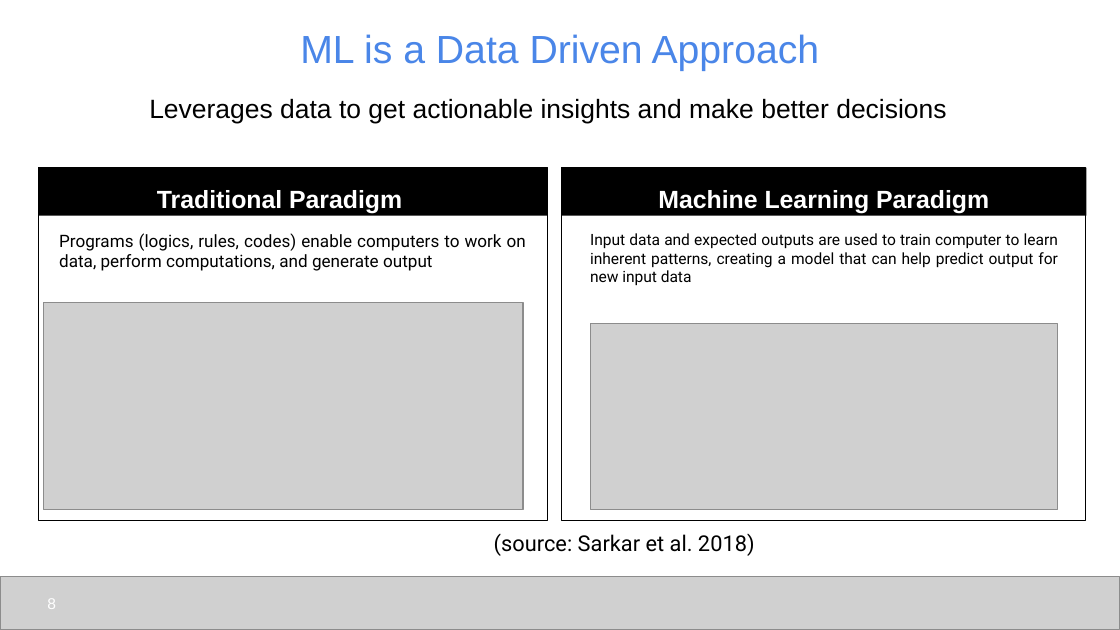
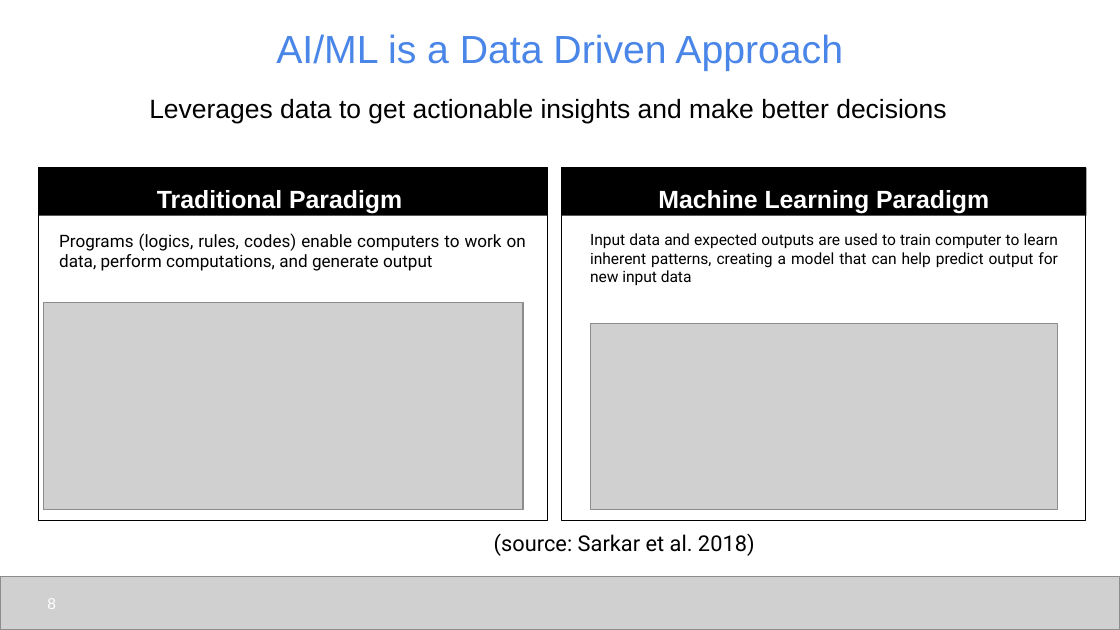
Before and after one commit to udel-cbcb/al_ml_workshop, a slide deck: slide 8 of Day_1/Lectures/Day_1_Lecture_1_Introduction_to_Artificial_Intelligence_and_Machine_Learning.pptx. Drawn at 1120x630 pixels with LibreOffice and Linux fonts; fonts in the diff are those of the drawing; grey boxes stand for pictures. Boxes give left, top, right and bottom in pixels: in the first picture for what was removed or moved away, otherwise in the second. Text is boxed around its words. In the diff, an @@ line names an element or a change of style, - is before the commit and + after.

```diff
--- a/Day_1/Lectures/Day_1_Lecture_1_Introduction_to_Artificial_Intelligence_and_Machine_Learning.pptx
+++ b/Day_1/Lectures/Day_1_Lecture_1_Introduction_to_Artificial_Intelligence_and_Machine_Learning.pptx
@@ title at box(276, 34, 843, 71): text changed @@
-ML is a Data Driven Approach
+AI/ML is a Data Driven Approach
```
Also in this commit, not shown: 2 other slides changed, 7 other files.
